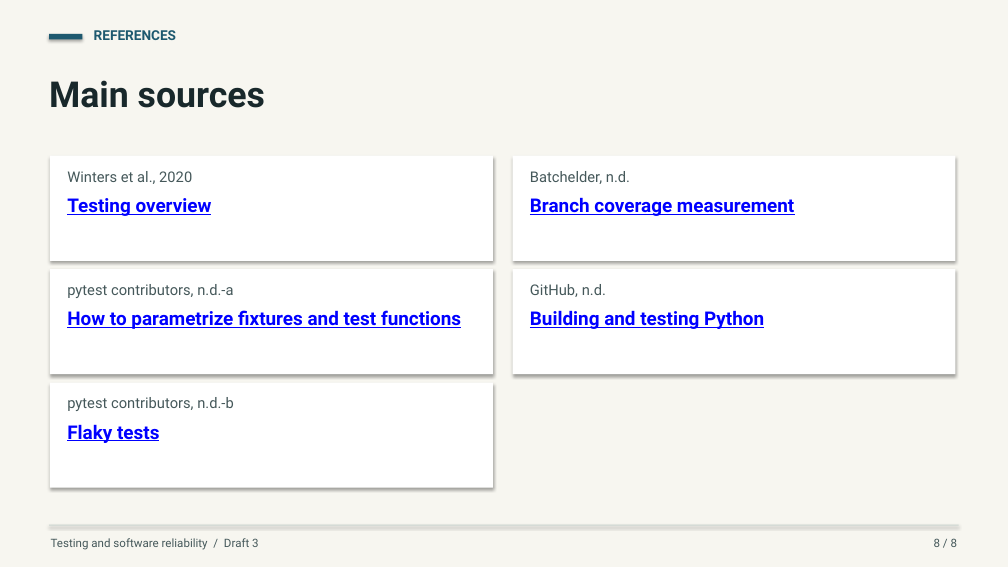
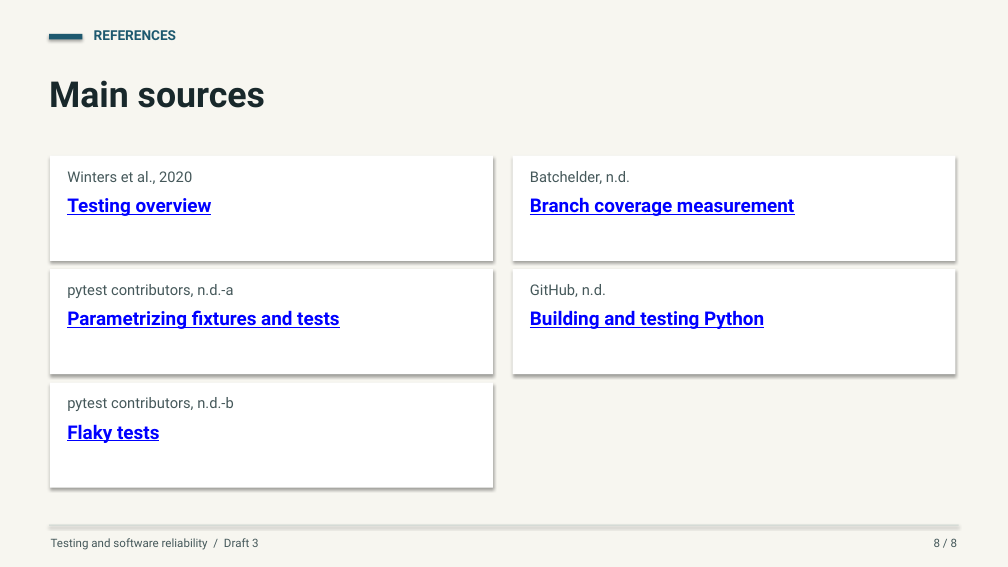
Before and after one commit to wahab-2007/essays, a slide deck: slide 8 of The role of testing in reliable software/Draft 3/Presentation.pptx. Drawn at 1008x567 pixels with LibreOffice and Linux fonts; fonts in the diff are those of the drawing. Boxes give left, top, right and bottom in pixels: in the first picture for what was removed or moved away, otherwise in the second. Text is boxed around its words. In the diff, an @@ line names an element or a change of style, - is before the commit and + after.

Commit message:
Software testing | Draft 3 | Improve source slide layout

```diff
--- a/The role of testing in reliable software/Draft 3/Presentation.pptx
+++ b/The role of testing in reliable software/Draft 3/Presentation.pptx
@@ text at (x1=67, y1=310, x2=339, y2=329): text changed @@
-How to parametrize fixtures and test functions
+Parametrizing fixtures and tests
```
